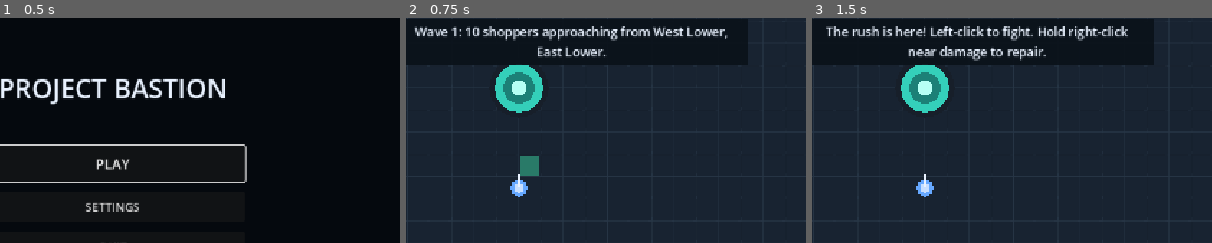
Above: before the commit, frames 1-3 (left to right).
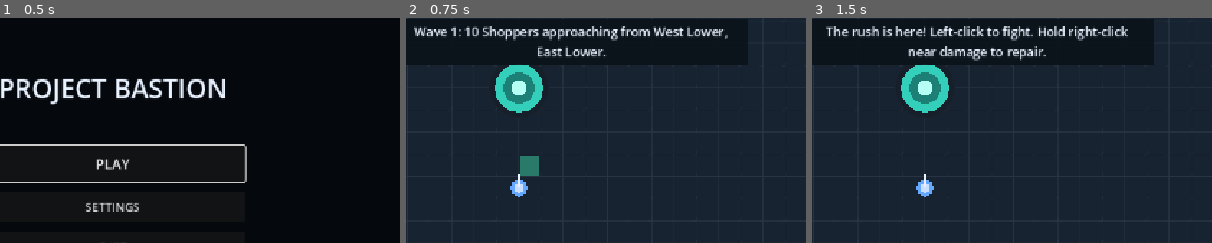
Above: after the commit, the same moments.

Repository: JarredTD/ProjectBastion
Game: Godot game, scene res://scenes/ui/main_menu.tscn
Two runs of this game, one before a commit and one after it. Both use one fixed random seed, a clock stepped at 60 frames per second and the inputs below. Sound files missing from this copy of the repository are replaced by a short silence.
Inputs:
- Up to frame 1 (0.5 s): no input
- Up to frame 2 (0.75 s): click "PLAY" at 0.5 s
- Up to frame 3 (1.5 s): click "START WAVE 1 [SPACE]" at 1.25 s
The pictures show only the part of the screen within x 36-86%, y 12-62%; the shares and areas given below are measured in that part.

Frame 1 is identical in both runs. In frame 2, 0.9% of the frame differs, in the area x 2-81%, y 3-10%; in frame 3, nothing differs.

Commit message:
feat: improve encounter authoring

Diff:
--- a/data/enemies/basic_shopper.tres
+++ b/data/enemies/basic_shopper.tres
@@ -5,7 +5,8 @@
 
 [resource]
 script = ExtResource("1_definition")
-display_name = "Basic Shopper"
+display_name = "Shopper"
+plural_name = "Shoppers"
 scene = ExtResource("2_scene")
 behavior_id = &"direct"
 accent_color = Color(0.929412, 0.356863, 0.407843, 1)
--- a/scripts/main.gd
+++ b/scripts/main.gd
@@ -138,7 +138,7 @@
 	player.combat_enabled = false
 	var wave_name := "Endless %d" % (state.wave_number - state.objective_wave_count) if state.endless else "Wave %d" % state.wave_number
 	state.show_message(
-		"%s: %d shoppers approaching from %s." % [wave_name, state.wave_enemies, wave_director.approach_summary()],
+		"%s: %s approaching from %s." % [wave_name, wave_director.enemy_summary(), wave_director.approach_summary()],
 		state.phase_time
 	)
 
--- a/scripts/managers/wave_director.gd
+++ b/scripts/managers/wave_director.gd
@@ -25,8 +25,9 @@
 func _ready() -> void:
 	if run_definition == null:
 		push_error("Wave director requires a run definition.")
-	elif run_definition.objective_waves.is_empty():
-		push_error("Run definition requires at least one objective wave.")
+	else:
+		for error in run_definition.validation_errors():
+			push_error("Run definition: %s" % error)
 	if world.approach_points().is_empty():
 		push_error("Wave director requires at least one world approach point.")
 
@@ -58,9 +59,16 @@
 	current_wave = run_definition.wave_for(wave_number)
 	if current_wave == null:
 		return false
+	var wave_errors := current_wave.validation_errors()
+	if not wave_errors.is_empty():
+		for error in wave_errors:
+			push_error("Wave %d: %s" % [wave_number, error])
+		return false
 	enemy_roster = current_wave.enemy_roster()
 	if enemy_roster.is_empty():
 		push_error("Wave %d requires at least one valid enemy." % wave_number)
+		return false
+	if not enemy_scenes_are_valid():
 		return false
 	shuffle_enemy_roster()
 	set_approaches_highlighted(false)
@@ -130,6 +138,24 @@
 		enemy_roster[swap_index] = enemy_roster[index]
 		enemy_roster[index] = selected
 
+## Checks that enemy scenes expose the methods and signals used here.
+func enemy_scenes_are_valid() -> bool:
+	var checked: Dictionary[PackedScene, bool] = {}
+	for definition in enemy_roster:
+		if checked.has(definition.scene):
+			continue
+		checked[definition.scene] = true
+		var instance := definition.scene.instantiate()
+		var valid := instance is CharacterBody2D
+		valid = valid and instance.has_method("configure")
+		valid = valid and instance.has_signal("defeated")
+		valid = valid and instance.has_signal("core_hit")
+		instance.free()
+		if not valid:
+			push_error("Enemy scene for %s does not meet the spawning contract." % definition.display_name)
+			return false
+	return true
+
 ## Chooses one of the approach markers revealed for this wave.
 func random_spawn_position() -> Vector2:
 	var approach := choose_weighted_approach(approach_points)
@@ -161,6 +187,10 @@
 func enemy_count() -> int:
 	return enemy_roster.size()
 
+## Describes the exact enemy mix prepared for the HUD.
+func enemy_summary() -> String:
+	return current_wave.roster_summary() if current_wave != null else ""
+
 ## Returns the build time configured for this wave.
 func build_duration() -> float:
 	return current_wave.build_duration if current_wave != null else 0.0
--- a/scripts/resources/enemy_definition.gd
+++ b/scripts/resources/enemy_definition.gd
@@ -3,6 +3,7 @@
 
 @export_category("Identity")
 @export var display_name := "Enemy"
+@export var plural_name := "Enemies"
 @export var scene: PackedScene
 @export var behavior_id: StringName = &"direct"
 @export var accent_color := Color("ed5b68")
@@ -14,3 +15,16 @@
 @export_range(0.0, 1000.0, 1.0) var objective_damage := 12.0
 @export_range(0.05, 10.0, 0.05) var attack_interval := 0.75
 @export_range(0.0, 1000.0, 1.0) var reward := 5.0
+
+## Checks the fields needed to spawn this enemy.
+func validation_errors() -> PackedStringArray:
+	var errors := PackedStringArray()
+	if display_name.strip_edges().is_empty():
+		errors.append("Display name cannot be empty.")
+	if plural_name.strip_edges().is_empty():
+		errors.append("Plural name cannot be empty.")
+	if scene == null:
+		errors.append("Enemy scene is missing.")
+	if behavior_id.is_empty():
+		errors.append("Behavior identifier cannot be empty.")
+	return errors
--- a/scripts/resources/run_definition.gd
+++ b/scripts/resources/run_definition.gd
@@ -34,3 +34,26 @@
 	wave.approach_count = mini(endless_maximum_approaches, endless_starting_approaches + endless_index)
 	wave.build_duration = endless_build_duration
 	return wave
+
+## Checks the objective and endless wave data.
+func validation_errors() -> PackedStringArray:
+	var errors := PackedStringArray()
+	if objective_waves.is_empty():
+		errors.append("At least one objective wave is required.")
+	for index in objective_waves.size():
+		var wave := objective_waves[index]
+		if wave == null:
+			errors.append("Objective wave %d is missing." % (index + 1))
+			continue
+		for error in wave.validation_errors():
+			errors.append("Objective wave %d: %s" % [index + 1, error])
+	if endless_enemies.is_empty():
+		errors.append("Endless enemy roster cannot be empty.")
+	for index in endless_enemies.size():
+		var entry := endless_enemies[index]
+		if entry == null or entry.enemy == null:
+			errors.append("Endless enemy entry %d is incomplete." % (index + 1))
+			continue
+		for error in entry.enemy.validation_errors():
+			errors.append("Endless %s: %s" % [entry.enemy.display_name, error])
+	return errors
--- a/scripts/resources/wave_definition.gd
+++ b/scripts/resources/wave_definition.gd
@@ -16,3 +16,30 @@
 		for _index in entry.count:
 			roster.append(entry.enemy)
 	return roster
+
+## Describes the exact enemy composition shown before the wave begins.
+func roster_summary() -> String:
+	var parts := PackedStringArray()
+	for entry in enemies:
+		if entry == null or entry.enemy == null:
+			continue
+		var label := entry.enemy.display_name if entry.count == 1 else entry.enemy.plural_name
+		parts.append("%d %s" % [entry.count, label])
+	return ", ".join(parts)
+
+## Checks that every roster entry has an enemy definition.
+func validation_errors() -> PackedStringArray:
+	var errors := PackedStringArray()
+	if enemies.is_empty():
+		errors.append("Enemy roster cannot be empty.")
+	for index in enemies.size():
+		var entry := enemies[index]
+		if entry == null:
+			errors.append("Enemy entry %d is missing." % (index + 1))
+			continue
+		if entry.enemy == null:
+			errors.append("Enemy entry %d has no definition." % (index + 1))
+			continue
+		for error in entry.enemy.validation_errors():
+			errors.append("%s: %s" % [entry.enemy.display_name, error])
+	return errors
--- a/scripts/world/approach_point.gd
+++ b/scripts/world/approach_point.gd
@@ -24,3 +24,12 @@
 		draw_circle(Vector2.ZERO, 20.0, Color(indicator_color, 0.2))
 		draw_arc(Vector2.ZERO, 26.0, 0.0, TAU, 32, indicator_color, 3.0)
 		draw_arc(Vector2.ZERO, 34.0, 0.0, TAU, 32, Color(indicator_color, 0.45), 2.0)
+
+## Surfaces common map-authoring mistakes in the scene inspector.
+func _get_configuration_warnings() -> PackedStringArray:
+	var warnings := PackedStringArray()
+	if display_name.strip_edges().is_empty():
+		warnings.append("Display name cannot be empty.")
+	if spawn_enabled and spawn_weight <= 0.0:
+		warnings.append("An enabled approach needs a positive spawn weight.")
+	return warnings
